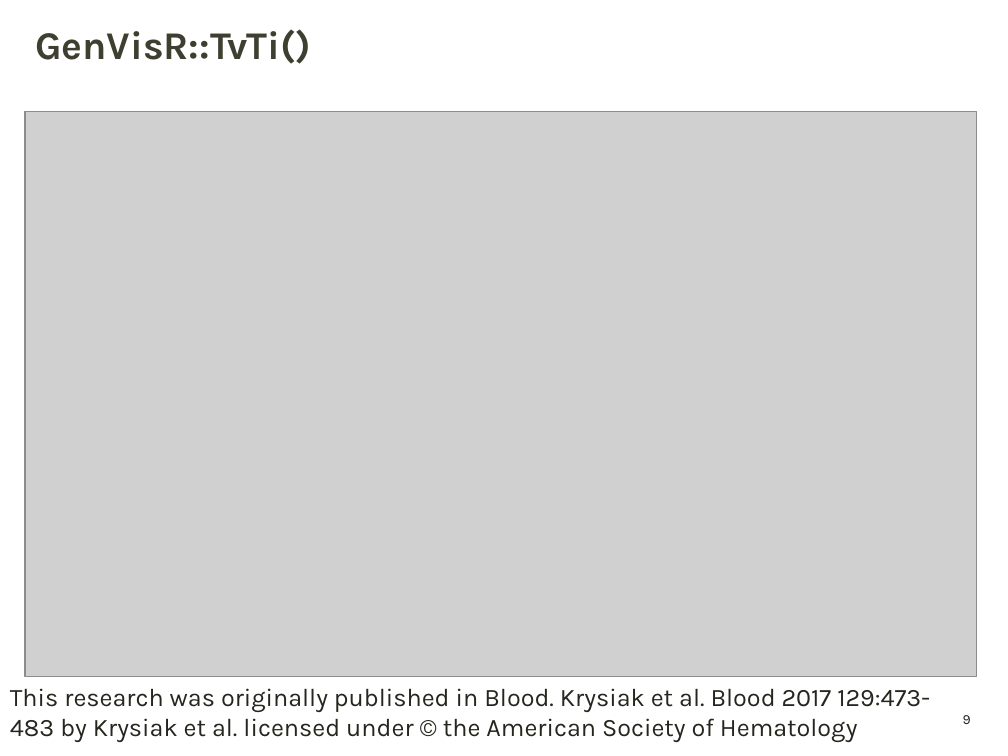
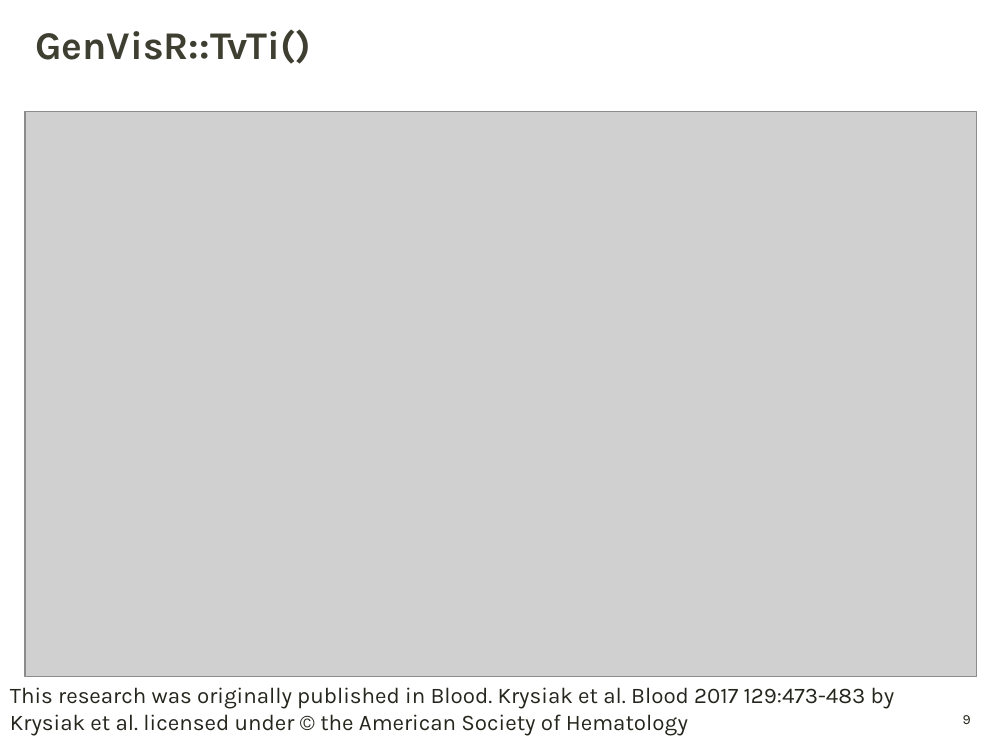
Before and after one commit to griffithlab/gen-viz-lectures, a slide deck: slide 9 of GenViz_Module3_Lecture.pptx. Drawn at 1008x756 pixels with LibreOffice and Linux fonts; fonts in the diff are those of the drawing; grey boxes stand for pictures; background and template pictures are left out. Boxes give left, top, right and bottom in pixels: in the first picture for what was removed or moved away, otherwise in the second. Text is boxed around its words. In the diff, an @@ line names an element or a change of style, - is before the commit and + after.

```diff
--- a/GenViz_Module3_Lecture.pptx
+++ b/GenViz_Module3_Lecture.pptx
@@ text "This research was originally published ..." at (x1=10, y1=687, x2=895, y2=736): size 18 to 16 pt @@
```
Also in this commit, not shown: 3 other slides changed, 2 other files.
